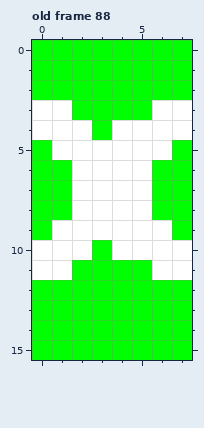
Two versions of one pixel-art file, graphics_source/font_m6x11.aseprite. Above, as it was before the edit.
8x16 pixels, 96 frames. Shown: old frame 88.
After the commit:
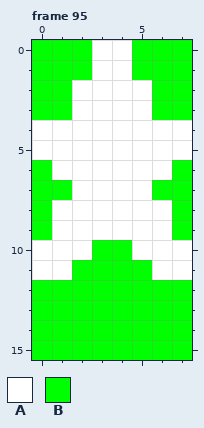
Palette (. is transparent): A #ffffff  B #00ff00
A new or re-ordered frame is compared with the old frame closest to it.
Change:
frames 96 -> 97
Frame 95 is new; against old frame 88:
y 0..1: x 3..4 BB -> AA
y 2: x 2..5 BBBB -> AAAA
y 3: x 0..7 AABBBBAA -> BBAAAABB
y 4: x 3 B -> A
y 5: x 0 B -> A; x 7 B -> A
y 6: x 1 B -> A; x 6 B -> A
y 8: x 1 B -> A; x 6 B -> A
y 10: x 4 A -> B
Boxes around the changes in both pictures, in picture pixels (x1, y1, x2, y2):
changed: (32, 40, 192, 260)
